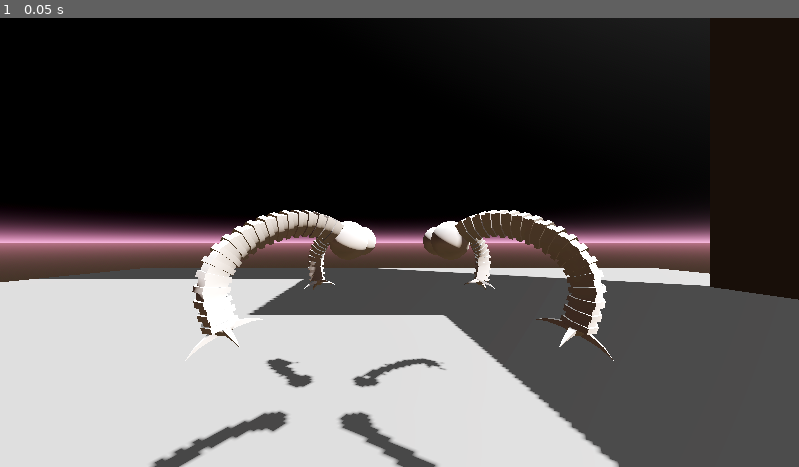
Above: before the commit, frame 1.
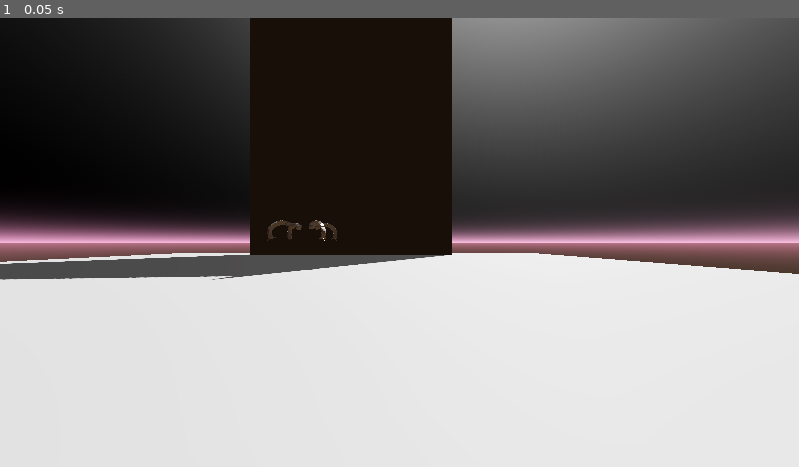
Above: after the commit, the same moment.

Repository: Wil-Ro/GMTKGameJam2024
Game: Godot game, scene res://scenes/main_scene.tscn
Same seed, same stepped clock (60 frames per second), same inputs: the game is played once before the commit and once after it.
Inputs:
- Up to frame 1 (0.05 s): no input

The runs differ from the first frame. In frame 1, 50% of the frame differs, in the area x 0-100%, y 0-100%.

Commit message:
saving work before stash

Diff:
--- a/scenes/main_scene.tscn
+++ b/scenes/main_scene.tscn
@@ -1,7 +1,8 @@
-[gd_scene load_steps=10 format=3 uid="uid://n05pnykd3tff"]
+[gd_scene load_steps=11 format=3 uid="uid://n05pnykd3tff"]
 
-[ext_resource type="PackedScene" path="res://scenes/menu.tscn" id="1_47rnc"]
-[ext_resource type="PackedScene" uid="uid://xpl5i3rcmscw" path="res://scenes/robot.tscn" id="2_w22pi"]
+[ext_resource type="PackedScene" uid="uid://cjjw0n58nmtfw" path="res://scenes/menu.tscn" id="1_47rnc"]
+[ext_resource type="PackedScene" uid="uid://d3oxojt0ld7cm" path="res://scenes/robot.tscn" id="2_w22pi"]
+[ext_resource type="PackedScene" uid="uid://d103qix0q2nxk" path="res://scenes/person.tscn" id="3_n6fh7"]
 
 [sub_resource type="ProceduralSkyMaterial" id="ProceduralSkyMaterial_fouvd"]
 sky_top_color = Color(0, 0, 0, 1)
@@ -81,3 +82,10 @@
 
 [node name="Robot" parent="World" instance=ExtResource("2_w22pi")]
 transform = Transform3D(1, 0, 0, 0, 1, 0, 0, 0, 1, 0, 3, 0)
+
+[node name="Person" parent="." instance=ExtResource("3_n6fh7")]
+transform = Transform3D(1, 0, 0, 0, 1, 0, 0, 0, 1, 6, 1, 13)
+
+[node name="Camera3D" type="Camera3D" parent="."]
+transform = Transform3D(1, 0, 0, 0, 1, 0, 0, 0, 1, 6.00578, 2, 18.619)
+current = true
